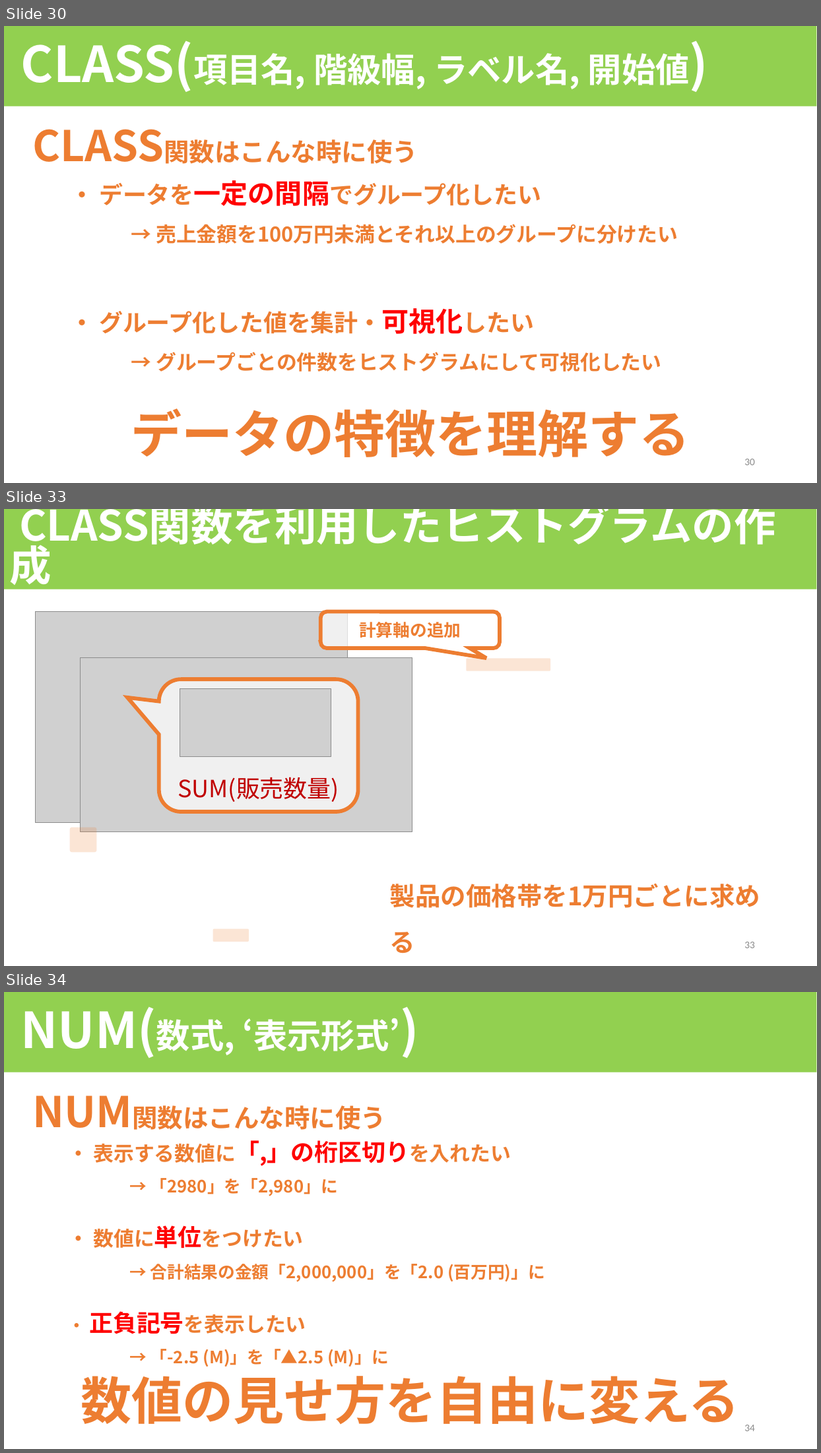
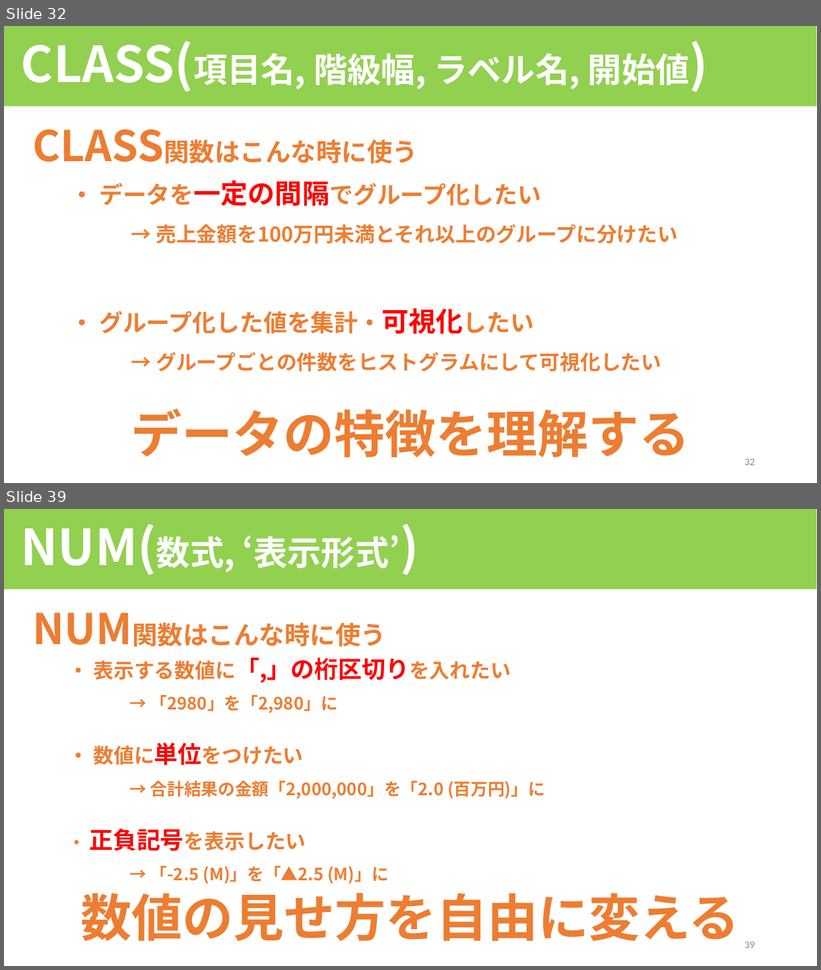
Before and after one commit to HOTNIDAS/inv_app, a slide deck: QlikViewセミナー(応用編1).pptx. Shown one above the other, each under a label of ours: slides 30, 33 and 34 before the commit, slides 32 and 39 after it; the slides between them are not shown. The pictures are 821x1453 and 821x970 pixels, drawn with LibreOffice and Linux fonts; fonts in the diff are those of the drawing; grey boxes stand for pictures. Boxes give left, top, right and bottom in pixels: in the first picture for what was removed or moved away, otherwise in the second. Text is boxed around its words. In the diff, an @@ line names an element or a change of style, - is before the commit and + after.

```diff
--- a/QlikViewセミナー(応用編1).pptx
+++ b/QlikViewセミナー(応用編1).pptx
@@ slide 33 removed at box(4, 509, 817, 966), background #FFFFFF @@
@@ rectangle removed at box(4, 509, 816, 590) @@
-CLASS関数を利用したヒストグラムの作成
@@ picture removed at box(36, 611, 348, 823) @@
@@ rounded speech box removed at box(321, 611, 499, 648) @@
-計算軸の追加
@@ picture removed at box(81, 658, 413, 832) @@
@@ rounded rectangle removed at box(467, 658, 550, 671) @@
@@ rounded speech box removed at box(159, 679, 358, 811) @@
-SUM(販売数量)
@@ picture removed at box(180, 689, 331, 757) @@
@@ rounded rectangle removed at box(70, 827, 96, 852) @@
@@ text removed at box(390, 884, 761, 908) @@
-製品の価格帯を1万円ごとに求める
@@ rounded rectangle removed at box(213, 929, 250, 942) @@
@@ page number removed at box(745, 942, 755, 949) @@
-33
@@ what was slide 30 is now slide 32 @@
@@ page number at box(745, 459, 755, 466): text changed @@
-30
+32
@@ what was slide 34 is now slide 39 @@
@@ page number at box(745, 942, 755, 949): text changed @@
-34
+39
```
Also in this commit, not shown: 2 slides changed, 9 slides added, 1 other slide removed.
